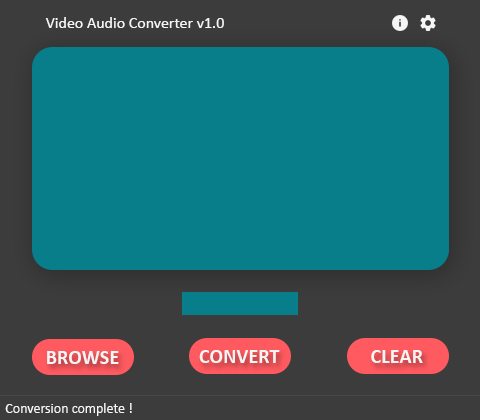
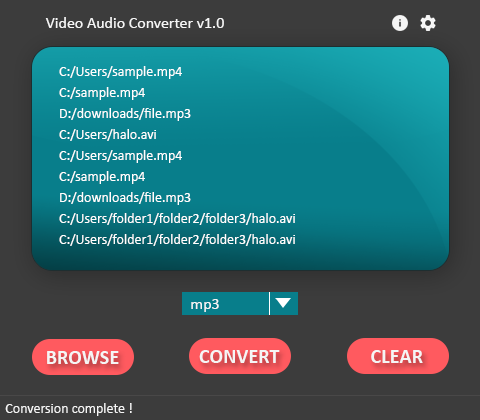
Revision of a layered (480, 420) image; what changed, layer by layer:
added layer "mp3" above "Shape 1" over [191, 299, 219, 312]
added layer "Shape 1" above "Layer 3" over [269, 292, 270, 315]
added layer "Layer 3" above "radio_buttons" over [275, 298, 291, 308]
added layer "C:/Users/sample.mp4 C:/sample.mp4 D:/downloads/file.mp3 C:/User" in group "background" over [59, 66, 295, 246]
added layer "Layer 1" (soft light) in group "background" over [32, 47, 449, 257]
added layer "Layer 2" (75%) in group "background" over [32, 193, 449, 270]
